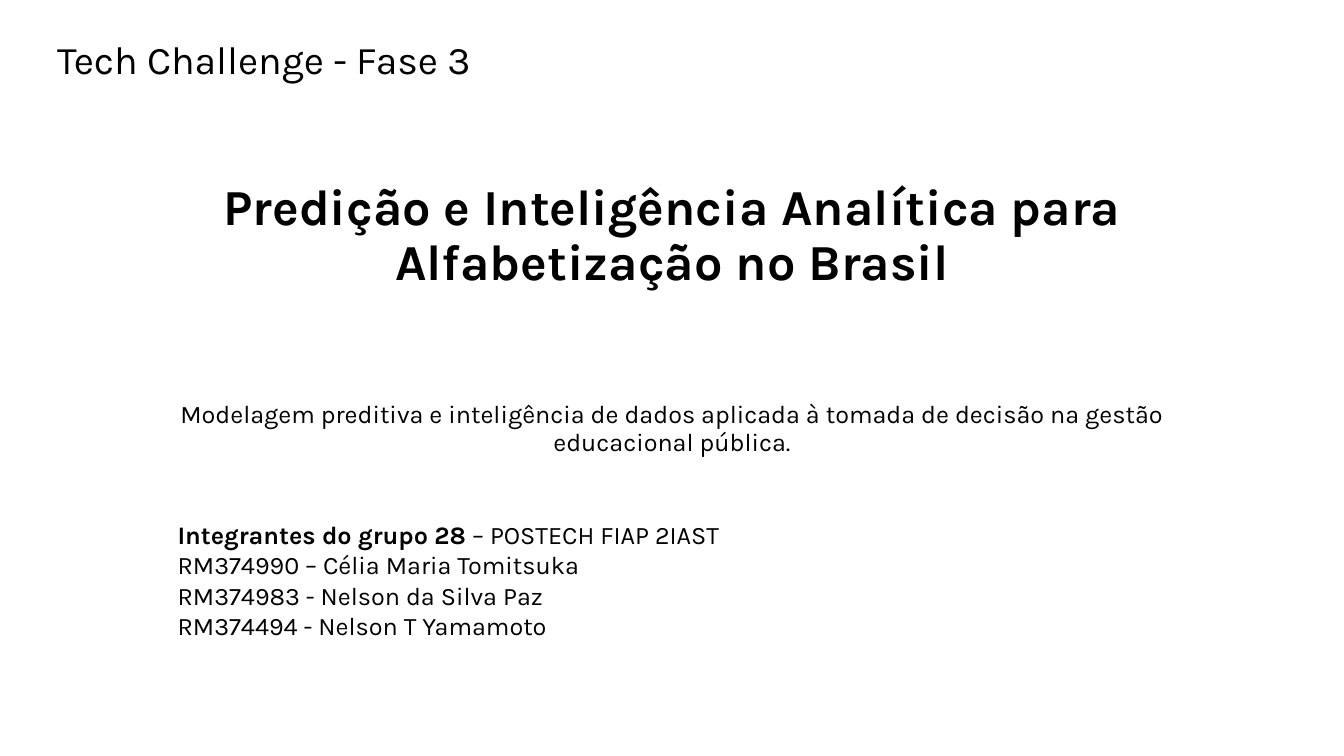
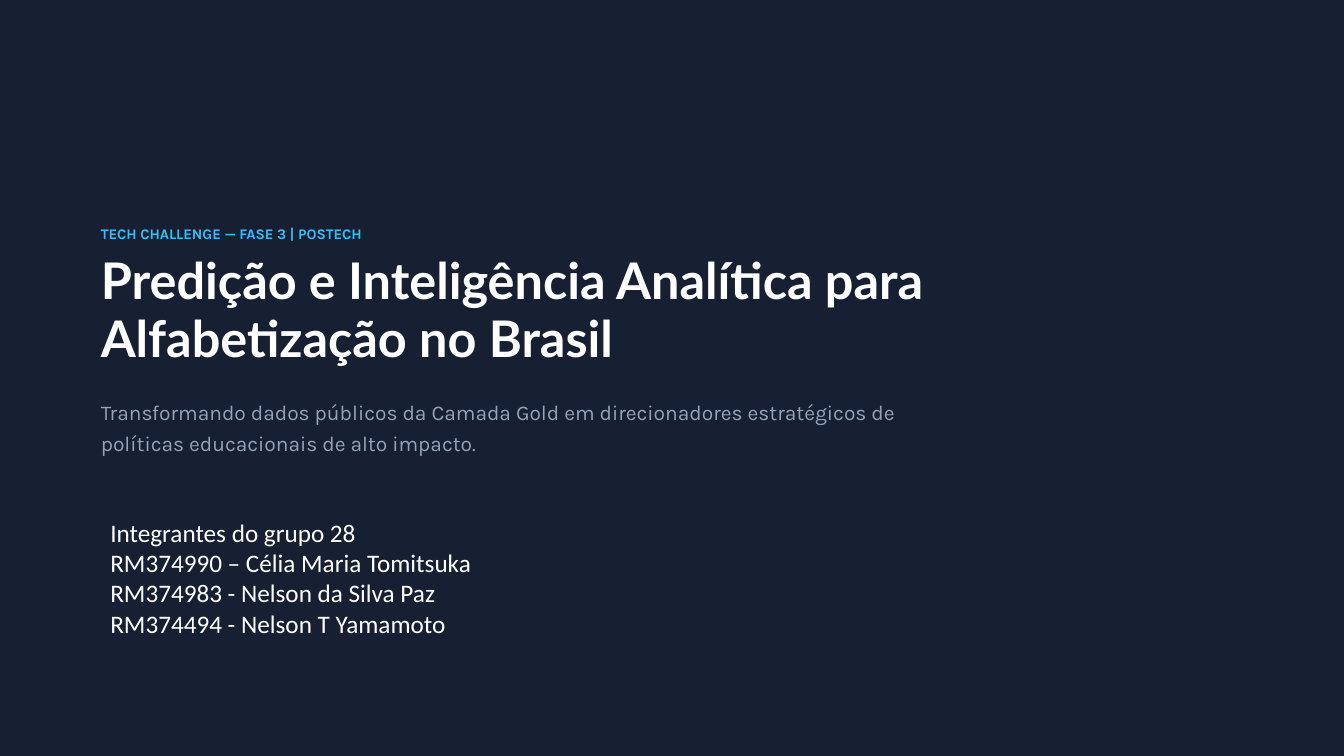
Before and after one commit to FIAPCientistasDados/postech-2iast-fase3-modelo-preditivo-g28, a slide deck: slide 1 of docs/TechChallenge_Fase3.pptx. Drawn at 1344x756 pixels with LibreOffice and Linux fonts; fonts in the diff are those of the drawing; background and template pictures are left out. Boxes give left, top, right and bottom in pixels: in the first picture for what was removed or moved away, otherwise in the second. Text is boxed around its words. In the diff, an @@ line names an element or a change of style, - is before the commit and + after.

Commit message:
projeto fase3 anotacoes  v.0.21

```diff
--- a/docs/TechChallenge_Fase3.pptx
+++ b/docs/TechChallenge_Fase3.pptx
@@ background #FFFFFF to picture (left out) @@
@@ text at (101, 229, 362, 239): text changed; size 28 to 10.5 pt; text colour #000000 to #38BDF8; bold on @@
-Tech Challenge - Fase 3
+TECH CHALLENGE — FASE 3 | POSTECH
@@ text "Predição e Inteligência Analítica para ...": place and size @@
-text "Predição e Inteligência Analítica para ..." at (223, 185, 1120, 291)
+text "Predição e Inteligência Analítica para ..." at (101, 261, 923, 366)
@@ text "Predição e Inteligência Analítica para ..." at (101, 261, 923, 366): font Karla to Lato, text colour #000000 to #FFFFFF; alignment centre to left; line spacing 0.9 to 41.4pt; vertical alignment bottom to top @@
@@ text added at (101, 404, 894, 456), 15 pt, text #94A3B8 @@
+Transformando dados públicos da Camada Gold em direcionadores estratégicos de políticas educacionais de alto impacto.
@@ subtitle removed at (180, 404, 1162, 457) @@
-Modelagem preditiva e inteligência de dados aplicada à tomada de decisão na gestão educacional pública.
@@ text "Integrantes do grupo 28": place and size @@
-text "Integrantes do grupo 28" at (178, 526, 719, 636)
+text "Integrantes do grupo 28" at (110, 524, 471, 633)
@@ text at (110, 524, 356, 547): text changed; font Karla to Calibri; text colour #000000 to #FFFFFF; bold off @@
-Integrantes do grupo 28 – POSTECH FIAP 2IAST
+Integrantes do grupo 28
@@ text at (110, 554, 471, 633): font Karla to Calibri, text colour #000000 to #FFFFFF in "RM374990 – Célia Maria Tomitsuka", "RM374983 - Nelson da Silva Paz", "RM374494 - Nelson T Yamamoto" @@
```
Also in this commit, not shown: 11 slides added, 11 slides removed, 8 other files.
